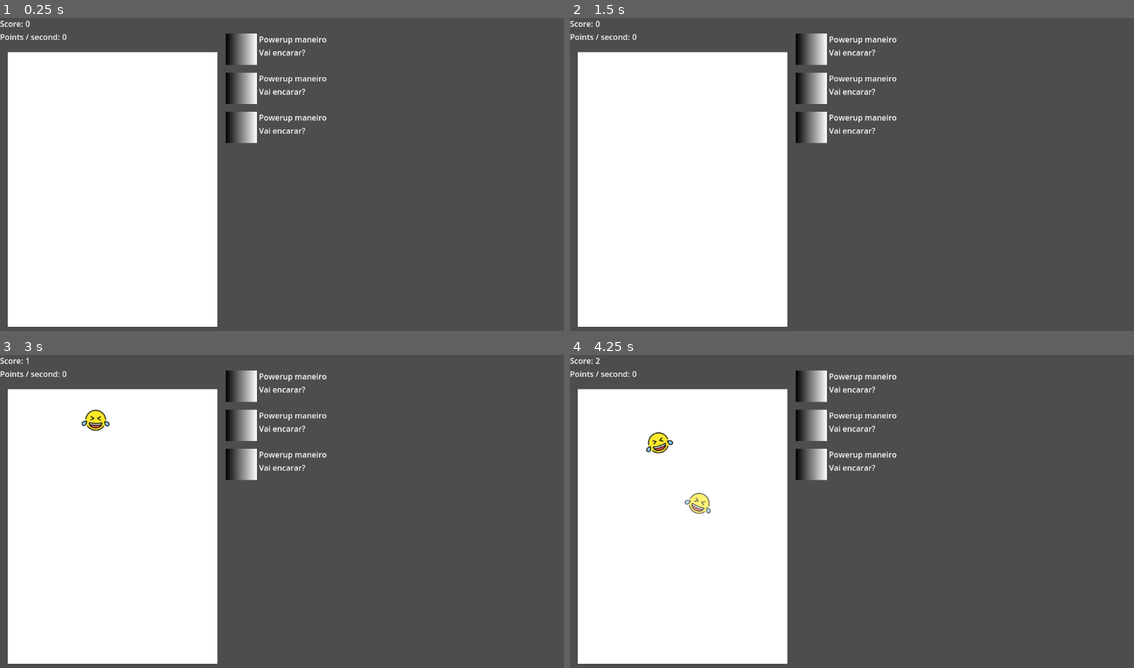
Above: before the commit, frames 1-4 (two rows, left to right).
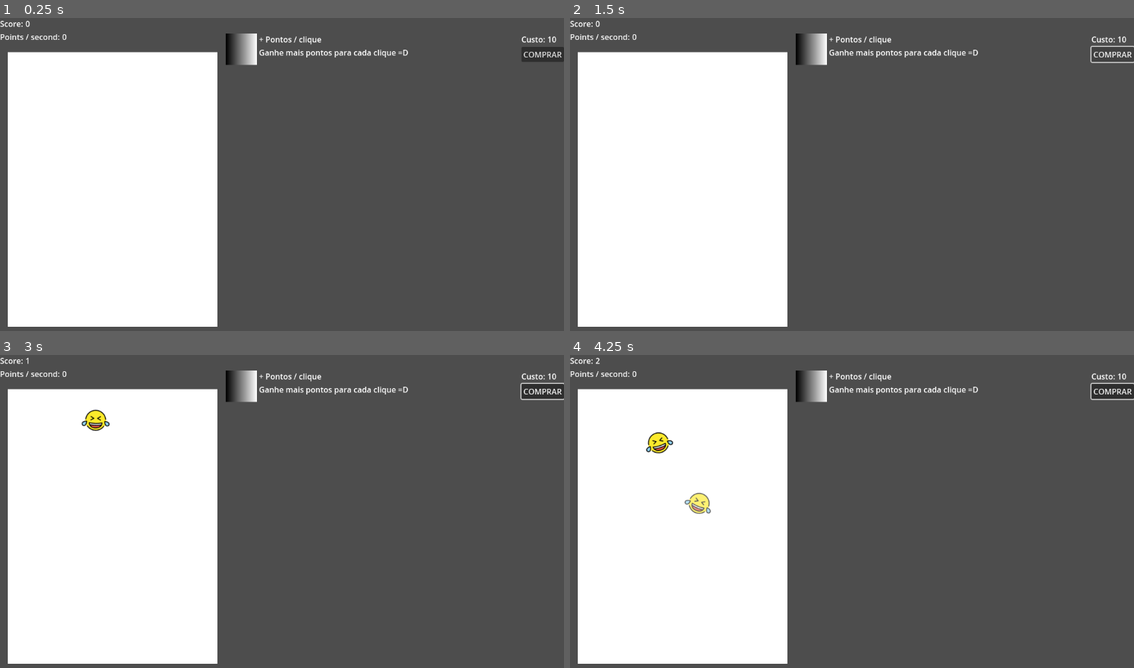
Above: after the commit, the same moments.

Repository: gilzoide/chatomon-clicker
Game: Godot game, scene res://main.tscn
Same seed, same stepped clock (60 frames per second), same inputs: the game is played once before the commit and once after it.
Inputs (mouse positions are in pixels of both pictures, inside the frame that each line leads up to):
- Up to frame 1 (0.25 s): no input
- Up to frame 2 (1.5 s): click (1111, 55) at 0.5 s, where only the run after the commit has a clickable "COMPRAR"; click (1111, 55) at 1.25 s, where only the run after the commit has a clickable "COMPRAR"
- Up to frame 3 (3 s): click (541, 392) at 2 s, where only the run after the commit has a clickable "COMPRAR"; tap Enter at 2.75 s; move the mouse to (112, 527) at 2.77 s; click (112, 527) at 2.92 s
- Up to frame 4 (4.25 s): move the mouse to (739, 530) at 3.52 s; click (739, 530) at 3.67 s

The runs differ from the first frame. In frame 1, 2.1% of the frame differs, in the area x 40-100%, y 5-41%; in frame 2, 1.9%; in frame 3, 2.1%; in frame 4, 2.1%.

Commit message:
Add "points per click" power up

Diff:
--- /dev/null
+++ b/Powerups/UI/powerup_card_base.tscn
@@ -0,0 +1,55 @@
+[gd_scene load_steps=5 format=3 uid="uid://g0aoxuc1enfi"]
+
+[ext_resource type="Script" path="res://Powerups/UI/powerup_card_ui.gd" id="1_fntkj"]
+[ext_resource type="Resource" uid="uid://clallafxvyok0" path="res://Score/player_score.tres" id="2_rptju"]
+
+[sub_resource type="Gradient" id="Gradient_tkw6i"]
+
+[sub_resource type="GradientTexture2D" id="GradientTexture2D_toauw"]
+gradient = SubResource("Gradient_tkw6i")
+
+[node name="PowerupCard" type="HBoxContainer"]
+offset_right = 500.0
+offset_bottom = 64.0
+script = ExtResource("1_fntkj")
+score = ExtResource("2_rptju")
+
+[node name="Icon" type="TextureRect" parent="."]
+custom_minimum_size = Vector2(60, 60)
+layout_mode = 2
+texture = SubResource("GradientTexture2D_toauw")
+stretch_mode = 5
+
+[node name="Texts" type="VBoxContainer" parent="."]
+layout_mode = 2
+size_flags_horizontal = 3
+
+[node name="Title" type="Label" parent="Texts"]
+layout_mode = 2
+text = "Powerup maneiro"
+
+[node name="Description" type="Label" parent="Texts"]
+layout_mode = 2
+size_flags_vertical = 3
+text = "Vai encarar?"
+
+[node name="BuyGroup" type="VBoxContainer" parent="."]
+layout_mode = 2
+
+[node name="Texts" type="HBoxContainer" parent="BuyGroup"]
+layout_mode = 2
+
+[node name="Title" type="Label" parent="BuyGroup/Texts"]
+layout_mode = 2
+text = "Custo:"
+
+[node name="Value" type="Label" parent="BuyGroup/Texts"]
+layout_mode = 2
+text = "10"
+
+[node name="BuyButton" type="Button" parent="BuyGroup"]
+layout_mode = 2
+size_flags_vertical = 4
+text = "COMPRAR"
+
+[connection signal="pressed" from="BuyGroup/BuyButton" to="." method="_on_buy_button_pressed"]
--- /dev/null
+++ b/Powerups/UI/powerup_card_points_per_click.tscn
@@ -0,0 +1,8 @@
+[gd_scene load_steps=3 format=3 uid="uid://xrx7gff5t73i"]
+
+[ext_resource type="PackedScene" uid="uid://g0aoxuc1enfi" path="res://Powerups/UI/powerup_card_base.tscn" id="1_mrhjo"]
+[ext_resource type="Resource" uid="uid://uy0n8bqdiwu6" path="res://Powerups/powerup_points_per_click.tres" id="2_1f7pb"]
+
+[node name="PowerupCard" instance=ExtResource("1_mrhjo")]
+size_flags_horizontal = 3
+powerup = ExtResource("2_1f7pb")
--- /dev/null
+++ b/Powerups/UI/powerup_card_ui.gd
@@ -0,0 +1,16 @@
+extends Control
+
+
+@export var score: ScoreResource
+@export var powerup: PowerUp
+
+
+func _ready():
+	$Texts/Title.text = powerup.title
+	$Texts/Description.text = powerup.description
+	$BuyGroup/Texts/Value.text = str(powerup.cost)
+
+
+func _on_buy_button_pressed():
+	if score.spend_points(powerup.cost):
+		powerup.apply(score)
--- /dev/null
+++ b/Powerups/UI/powerup_list.tscn
@@ -0,0 +1,15 @@
+[gd_scene load_steps=3 format=3 uid="uid://byciqjfslrf5n"]
+
+[ext_resource type="Theme" uid="uid://b0d4h6xx06s8g" path="res://Powerups/UI/powerup_list_theme.theme" id="1_anbjv"]
+[ext_resource type="PackedScene" uid="uid://xrx7gff5t73i" path="res://Powerups/UI/powerup_card_points_per_click.tscn" id="2_8tg6x"]
+
+[node name="PowerupList" type="GridContainer"]
+anchors_preset = 15
+anchor_right = 1.0
+anchor_bottom = 1.0
+grow_horizontal = 2
+grow_vertical = 2
+theme = ExtResource("1_anbjv")
+
+[node name="PowerupCard" parent="." instance=ExtResource("2_8tg6x")]
+layout_mode = 2
--- /dev/null
+++ b/Powerups/powerup.gd
@@ -0,0 +1,11 @@
+extends Resource
+class_name PowerUp
+
+
+@export var title: String = "Power Up"
+@export_multiline var description: String = "Description"
+@export var cost: float = 10
+
+
+func apply(score: ScoreResource):
+	assert(false, "FIXME: Implement in subclass")
--- a/Powerups/powerup_card_base.tscn
+++ /dev/null
@@ -1,28 +0,0 @@
-[gd_scene load_steps=3 format=3 uid="uid://g0aoxuc1enfi"]
-
-[sub_resource type="Gradient" id="Gradient_tkw6i"]
-
-[sub_resource type="GradientTexture2D" id="GradientTexture2D_toauw"]
-gradient = SubResource("Gradient_tkw6i")
-
-[node name="PowerupCard" type="HBoxContainer"]
-offset_right = 300.0
-offset_bottom = 64.0
-
-[node name="Icon" type="TextureRect" parent="."]
-custom_minimum_size = Vector2(60, 60)
-layout_mode = 2
-texture = SubResource("GradientTexture2D_toauw")
-stretch_mode = 5
-
-[node name="Texts" type="VBoxContainer" parent="."]
-layout_mode = 2
-
-[node name="Title" type="Label" parent="Texts"]
-layout_mode = 2
-text = "Powerup maneiro"
-
-[node name="Description" type="Label" parent="Texts"]
-layout_mode = 2
-size_flags_vertical = 3
-text = "Vai encarar?"
--- a/Powerups/powerup_list.tscn
+++ /dev/null
@@ -1,21 +0,0 @@
-[gd_scene load_steps=3 format=3 uid="uid://byciqjfslrf5n"]
-
-[ext_resource type="Theme" uid="uid://b0d4h6xx06s8g" path="res://Powerups/new_theme.theme" id="1_anbjv"]
-[ext_resource type="PackedScene" uid="uid://g0aoxuc1enfi" path="res://Powerups/powerup_card_base.tscn" id="2_xju6d"]
-
-[node name="PowerupList" type="GridContainer"]
-anchors_preset = 15
-anchor_right = 1.0
-anchor_bottom = 1.0
-grow_horizontal = 2
-grow_vertical = 2
-theme = ExtResource("1_anbjv")
-
-[node name="PowerupCard" parent="." instance=ExtResource("2_xju6d")]
-layout_mode = 2
-
-[node name="PowerupCard2" parent="." instance=ExtResource("2_xju6d")]
-layout_mode = 2
-
-[node name="PowerupCard3" parent="." instance=ExtResource("2_xju6d")]
-layout_mode = 2
--- /dev/null
+++ b/Powerups/powerup_points_per_click.gd
@@ -0,0 +1,8 @@
+extends PowerUp
+class_name PowerUpPointsPerClick
+
+@export var points_per_click = 1
+
+
+func apply(score: ScoreResource):
+	score.add_points_per_click(points_per_click)
--- /dev/null
+++ b/Powerups/powerup_points_per_click.tres
@@ -0,0 +1,10 @@
+[gd_resource type="Resource" load_steps=2 format=3 uid="uid://uy0n8bqdiwu6"]
+
+[ext_resource type="Script" path="res://Powerups/powerup_points_per_click.gd" id="1_jkj3q"]
+
+[resource]
+script = ExtResource("1_jkj3q")
+points_per_click = 1
+title = "+ Pontos / clique"
+description = "Ganhe mais pontos para cada clique =D"
+cost = 10.0
--- a/Score/score_resource.gd
+++ b/Score/score_resource.gd
@@ -21,8 +21,12 @@
 	on_points_changed.emit(points)
 
 
+func can_spend(value: float) -> bool:
+	return value <= points
+
+
 func spend_points(value: float) -> bool:
-	if value >= points:
+	if can_spend(value):
 		points -= value
 		on_points_changed.emit(points)
 		return true
--- a/main.tscn
+++ b/main.tscn
@@ -1,7 +1,7 @@
 [gd_scene load_steps=3 format=3 uid="uid://dnh6s1wumfimc"]
 
 [ext_resource type="PackedScene" uid="uid://ibscpn5fugds" path="res://Chatomon/chatomon_viewport.tscn" id="1_1omfi"]
-[ext_resource type="PackedScene" uid="uid://byciqjfslrf5n" path="res://Powerups/powerup_list.tscn" id="2_8wudt"]
+[ext_resource type="PackedScene" uid="uid://byciqjfslrf5n" path="res://Powerups/UI/powerup_list.tscn" id="2_8wudt"]
 
 [node name="Main" type="Control"]
 layout_mode = 3
Renamed: Powerups/new_theme.theme -> Powerups/UI/powerup_list_theme.theme
